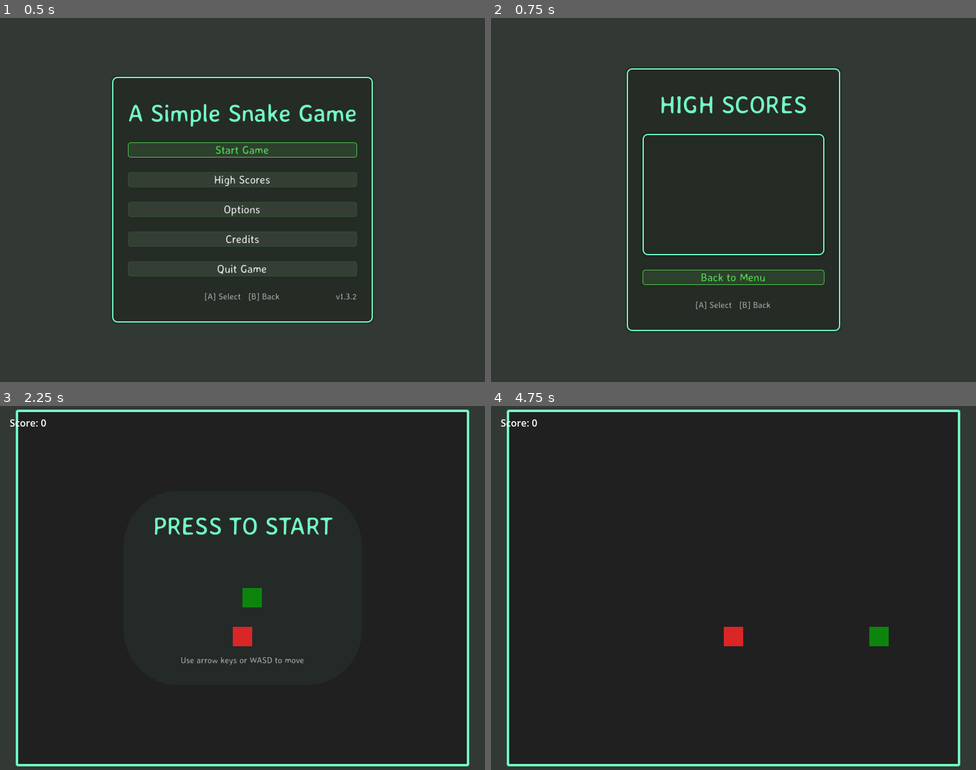
Above: before the commit, frames 1-4 (two rows, left to right).
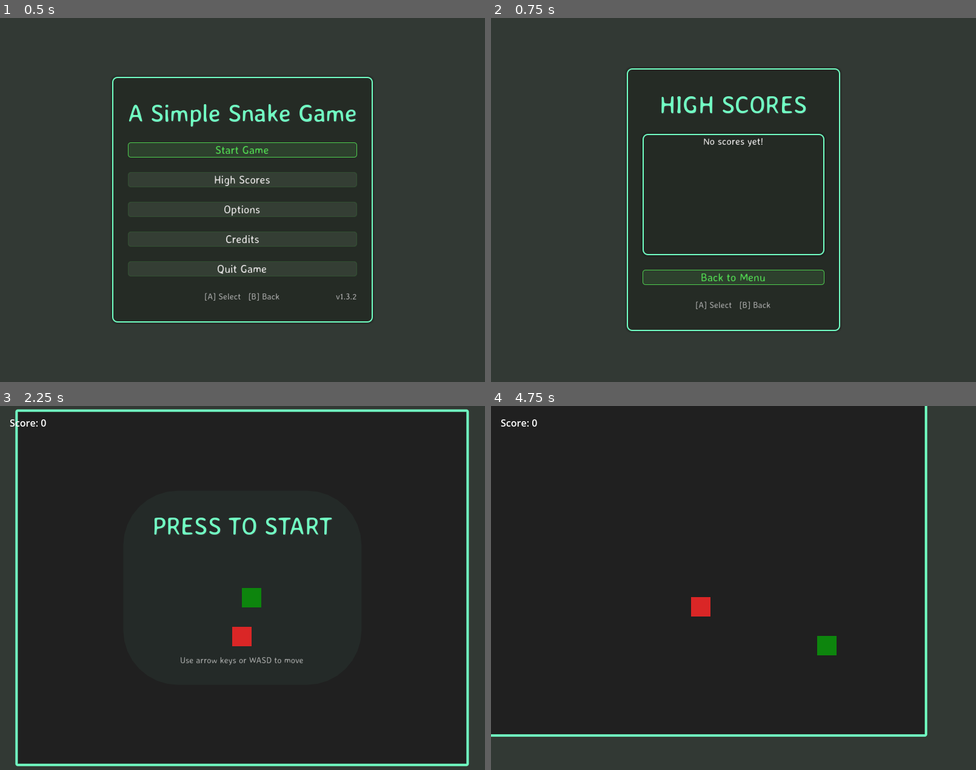
Above: after the commit, the same moments.

Repository: bluehexagons/snake2d
Game: Godot game, scene res://scenes/main/main.tscn
Same seed, same stepped clock (60 frames per second), same inputs: the game is played once before the commit and once after it.
Inputs (mouse positions are in pixels of both pictures, inside the frame that each line leads up to):
- Up to frame 1 (0.5 s): no input
- Up to frame 2 (0.75 s): click "High Scores" at 0.5 s
- Up to frame 3 (2.25 s): click "Back to Menu" at 1.25 s; click "Start Game" at 2 s
- Up to frame 4 (4.75 s): tap Enter at 2.75 s; move the mouse to (840, 569) at 2.77 s; hold Right (right) 2.78-3.53 s; click (840, 569) at 2.92 s; move the mouse to (636, 606) at 3.52 s; hold Down (down) 3.53-4.28 s; move the mouse to (782, 507) at 4.27 s; hold Right (right) from 4.28 s (still down)

Frame 1 is identical in both runs. In frame 2, less than 0.1% of the frame differs, in the area x 43-56%, y 33-36%; in frame 3, 1.7%; in frame 4, 21%, in the area x 0-97%, y 0-99%.
Error before the commit: Invalid call. Nonexistent function 'get_snake_position' in base 'Nil'. (res://scenes/main/snake_camera.gd:34)

Commit message:
Fix input handling and menu/game signal wiring (w/llm)
- Wire gameplay.game_over → game_manager.end_game and
  gameplay.score_updated → game_manager so score updates and
  game over screen actually trigger
- Fix camera_node.game_manager never assigned: caused null-reference
  errors every physics frame once gameplay started
- Add snake_camera null guard as fallback
- Fix game_manager.config.MAX_HIGH_SCORES (was calling nonexistent
  get_max_high_scores() method)
- Add game_manager.set_paused() shim; fix _on_pause_state_changed to
  call pause_game/resume_game directly
- Add _cleanup_game() to main (referenced by ui_state_manager)
- Call high_scores_menu.update_scores() when navigating to high scores
- Type options_menu/credits_screen/high_scores_menu with proper classes
- Replace broken snake input (event.scancode Godot 3 API, manual
  joypad axis comparisons, redundant Input.get_vector polling) with
  clean event.is_action_pressed() InputMap calls

Co-Authored-By: Claude Sonnet 4.6 <noreply@anthropic.com>

Diff:
--- a/autoload/game_manager.gd
+++ b/autoload/game_manager.gd
@@ -77,7 +77,7 @@
 			score_added = true
 			break
 
-	if not score_added and high_scores.size() < config.get_max_high_scores():
+	if not score_added and high_scores.size() < config.MAX_HIGH_SCORES:
 		high_scores.append(final_score)
 
 	# Sanitize and save high scores
@@ -114,6 +114,9 @@
 # Setter methods for dependency injection
 func set_gameplay(gameplay_node: Node) -> void:
 	gameplay = gameplay_node
+	if gameplay:
+		gameplay.game_over.connect(end_game)
+		gameplay.score_updated.connect(_on_gameplay_score_updated)
 
 func set_save_data_util(save_data: RefCounted) -> void:
 	save_data_util = save_data
@@ -123,3 +126,13 @@
 
 func set_ui_state_manager(ui_manager: Node) -> void:
 	ui_state_manager = ui_manager
+
+func set_paused(paused: bool) -> void:
+	if paused:
+		pause_game()
+	else:
+		resume_game()
+
+func _on_gameplay_score_updated(new_score: int) -> void:
+	current_score = new_score
+	score_updated.emit(current_score)
--- a/scenes/main/main.gd
+++ b/scenes/main/main.gd
@@ -25,9 +25,9 @@
 @onready var camera_node: Camera2D = %Camera2D
 
 @onready var main_menu: CenterContainer = $UILayer/MainMenu
-@onready var options_menu: CenterContainer = $UILayer/OptionsMenu
-@onready var credits_screen: CenterContainer = $UILayer/CreditsScreen
-@onready var high_scores_menu: CenterContainer = $UILayer/HighScoresMenu
+@onready var options_menu: OptionsMenu = $UILayer/OptionsMenu
+@onready var credits_screen: CreditsScreen = $UILayer/CreditsScreen
+@onready var high_scores_menu: HighScoresMenu = $UILayer/HighScoresMenu
 @onready var pause_menu: CenterContainer = $UILayer/PauseMenu
 @onready var game_over_container: CenterContainer = $UILayer/GameOverContainer
 
@@ -54,6 +54,7 @@
 	game_manager.set_save_data_util(SaveDataUtil)
 	game_manager.set_config(ConfigData)
 	game_manager.set_ui_state_manager(ui_state_manager)
+	camera_node.game_manager = gameplay
 
 	ui_state_manager.state_changed.connect(_on_ui_state_changed)
 	ui_state_manager.pause_state_changed.connect(_on_pause_state_changed)
@@ -210,7 +211,16 @@
 
 func _on_pause_state_changed(is_paused: bool) -> void:
 	if game_manager:
-		game_manager.set_paused(is_paused)
+		if is_paused:
+			game_manager.pause_game()
+		else:
+			game_manager.resume_game()
+
+func _cleanup_game() -> void:
+	in_game = false
+	if gameplay and gameplay.has_method("cleanup"):
+		gameplay.cleanup()
+	get_tree().paused = true
 
 func _get_all_buttons() -> Array[Button]:
 	var buttons: Array[Button] = []
@@ -248,6 +258,7 @@
 		_toggle_pause()
 
 func _on_scores_pressed() -> void:
+	high_scores_menu.update_scores(high_scores)
 	ui_state_manager.change_state(ui_state_manager.UIState.HIGH_SCORES)
 
 func _on_options_pressed() -> void:
--- a/scenes/main/snake_camera.gd
+++ b/scenes/main/snake_camera.gd
@@ -22,7 +22,7 @@
 		position = position.lerp(target, weight)
 
 func _physics_process(_delta: float) -> void:
-	if get_tree().is_paused():
+	if get_tree().is_paused() or game_manager == null:
 		return
 
 	# Calculate camera target based on weighted factors:
--- a/scenes/snake/snake.gd
+++ b/scenes/snake/snake.gd
@@ -27,54 +27,28 @@
 	if event is InputEventMouseButton and event.button_index == MOUSE_BUTTON_LEFT and event.pressed:
 		var viewport := get_viewport()
 		var mouse_pos := viewport.get_mouse_position()
-
 		var screen_size := viewport.get_visible_rect().size
 		mouse_pos *= Vector2(viewport.size) / screen_size
-
 		var camera := get_viewport().get_camera_2d()
 		if camera:
 			mouse_pos += camera.position - Vector2(get_viewport().size / 2)
-
 		var to_mouse := (mouse_pos - position).normalized()
-
 		if abs(to_mouse.x) > abs(to_mouse.y):
 			touch_dir = Vector2(sign(to_mouse.x), 0)
 		else:
 			touch_dir = Vector2(0, sign(to_mouse.y))
 
-	if event is InputEventJoypadMotion:
-		# Ignore small joystick movements to prevent drift
-		if event.axis == 0 and abs(event.axis_value) < 0.3:
-			return
-		if event.axis == 1 and abs(event.axis_value) < 0.3:
-			return
-
-		if event.axis == 0:  # X axis
-			touch_dir = Vector2(sign(event.axis_value), 0)
-		elif event.axis == 1:  # Y axis
-			touch_dir = Vector2(0, sign(event.axis_value))
-
-	if event is InputEventKey:
-		if event.scancode in [KEY_W, KEY_UP]:
-			touch_dir = Vector2(0, -1)
-		elif event.scancode in [KEY_S, KEY_DOWN]:
-			touch_dir = Vector2(0, 1)
-		elif event.scancode in [KEY_A, KEY_LEFT]:
-			touch_dir = Vector2(-1, 0)
-		elif event.scancode in [KEY_D, KEY_RIGHT]:
-			touch_dir = Vector2(1, 0)
-
-	# Check for directional input from InputMap
-	var input_vector := Input.get_vector("left", "right", "up", "down")
-	if input_vector != Vector2.ZERO:
-		if abs(input_vector.x) > abs(input_vector.y):
-			touch_dir = Vector2(sign(input_vector.x), 0)
-		else:
-			touch_dir = Vector2(0, sign(input_vector.y))
+	if event.is_action_pressed("up"):
+		touch_dir = Vector2(0, -1)
+	elif event.is_action_pressed("down"):
+		touch_dir = Vector2(0, 1)
+	elif event.is_action_pressed("left"):
+		touch_dir = Vector2(-1, 0)
+	elif event.is_action_pressed("right"):
+		touch_dir = Vector2(1, 0)
 
 	if touch_dir != Vector2.ZERO and (touch_dir != -direction or waiting_for_input):
 		next_direction = touch_dir
-
 		if waiting_for_input:
 			waiting_for_input = false
 			first_move.emit()
